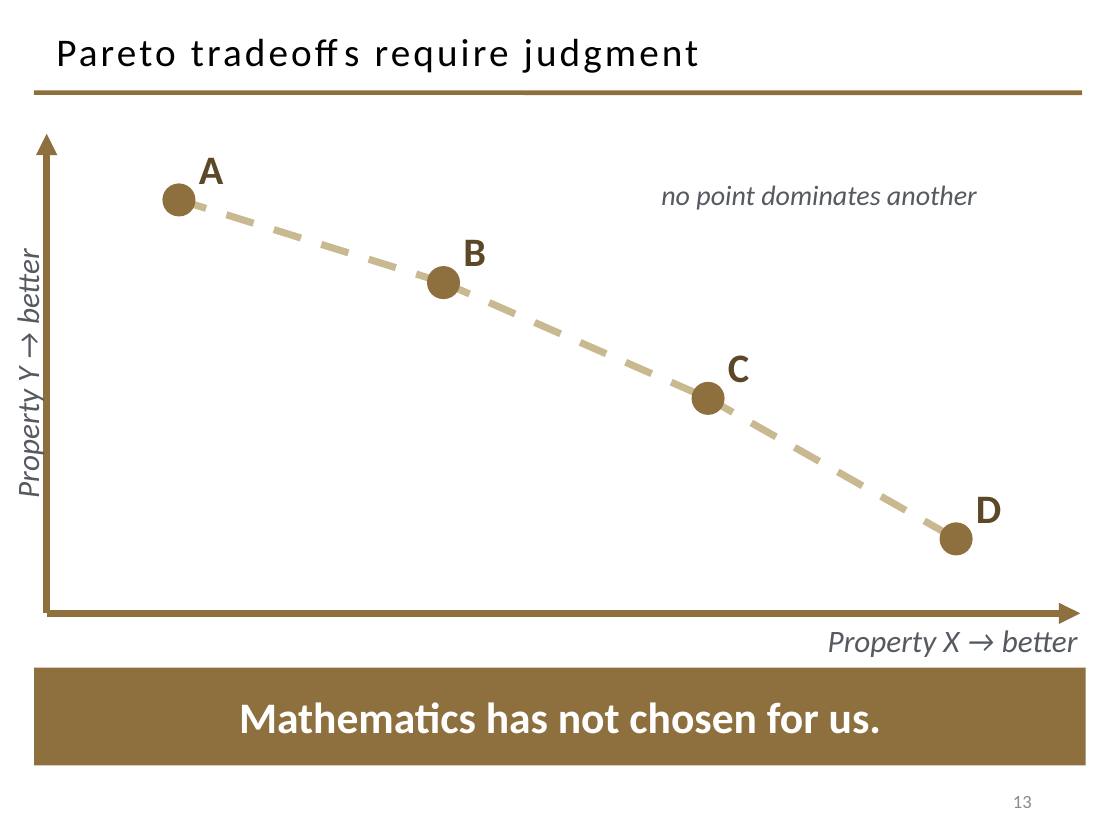
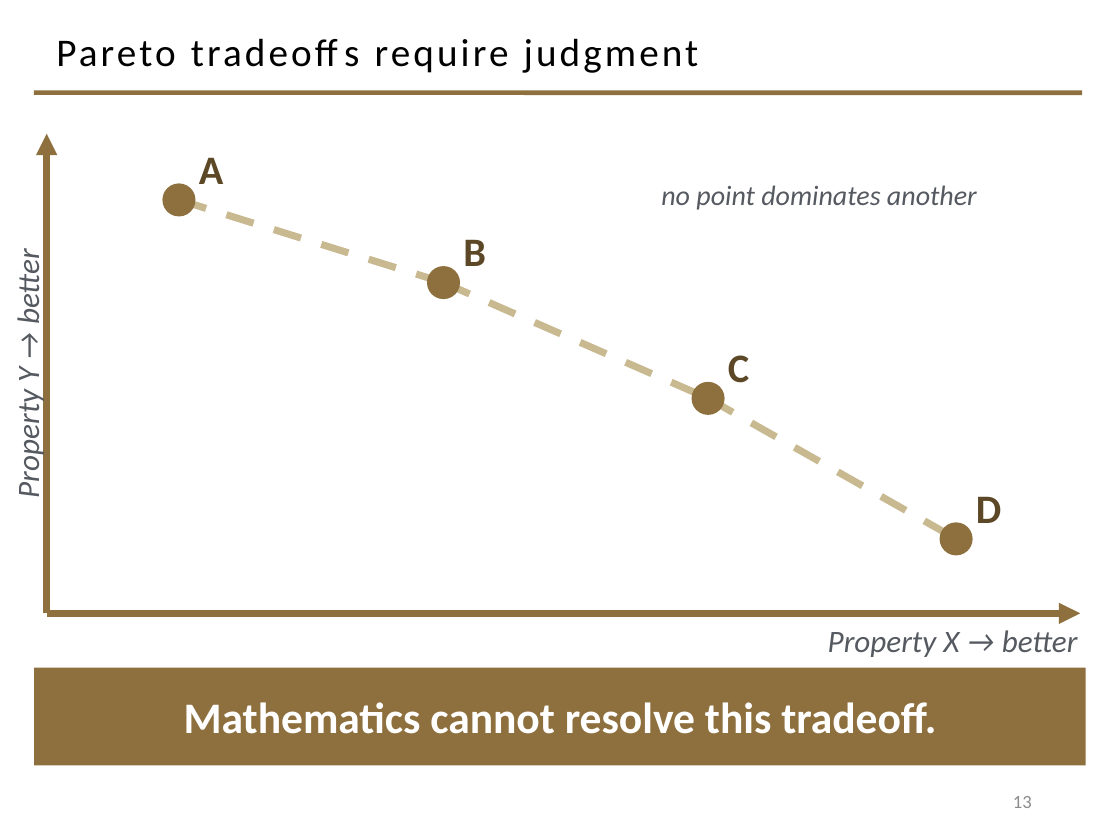
Before and after one commit to davisjam/model-based-agentic-software-engineering, a slide deck: slide 13 of course/lectures/act-1-foundations/06-architecture/1-6-Architecture.pptx. Drawn at 1120x840 pixels with LibreOffice and Linux fonts; fonts in the diff are those of the drawing; background and template pictures are left out. Boxes give left, top, right and bottom in pixels: in the first picture for what was removed or moved away, otherwise in the second. Text is boxed around its words. In the diff, an @@ line names an element or a change of style, - is before the commit and + after.

```diff
--- a/course/lectures/act-1-foundations/06-architecture/1-6-Architecture.pptx
+++ b/course/lectures/act-1-foundations/06-architecture/1-6-Architecture.pptx
@@ text in rectangle at [184, 702, 936, 734]: text changed @@
-Mathematics has not chosen for us.
+Mathematics cannot resolve this tradeoff.
```
Also in this commit, not shown: 11 other slides changed, 1 slide added.
